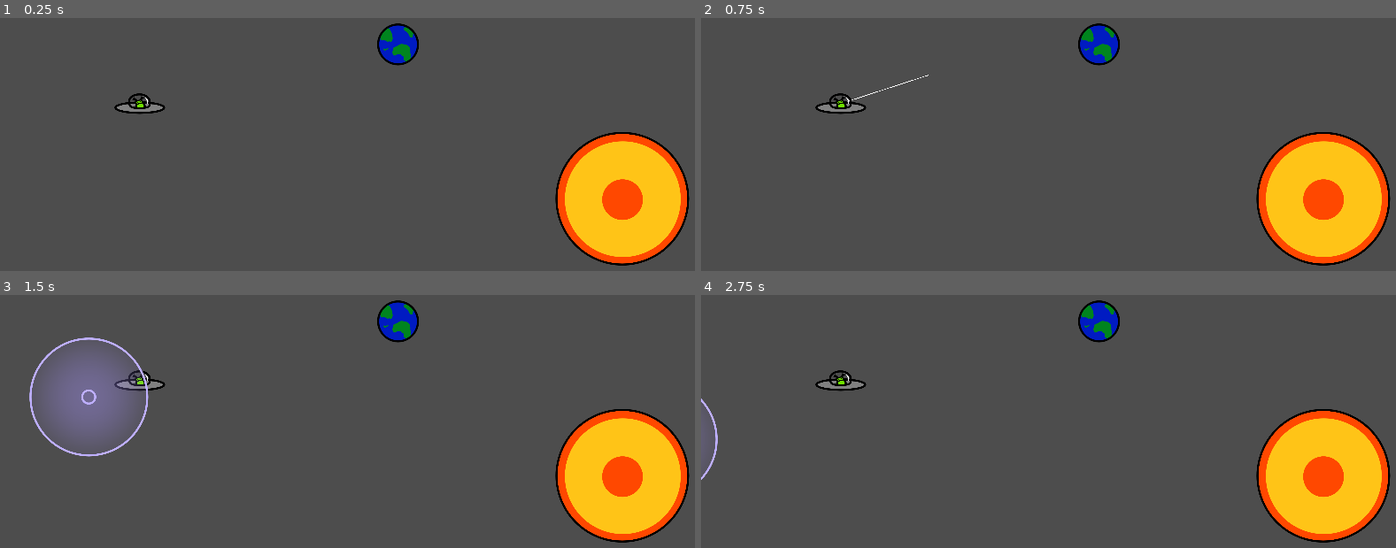
Above: before the commit, frames 1-4 (two rows, left to right).
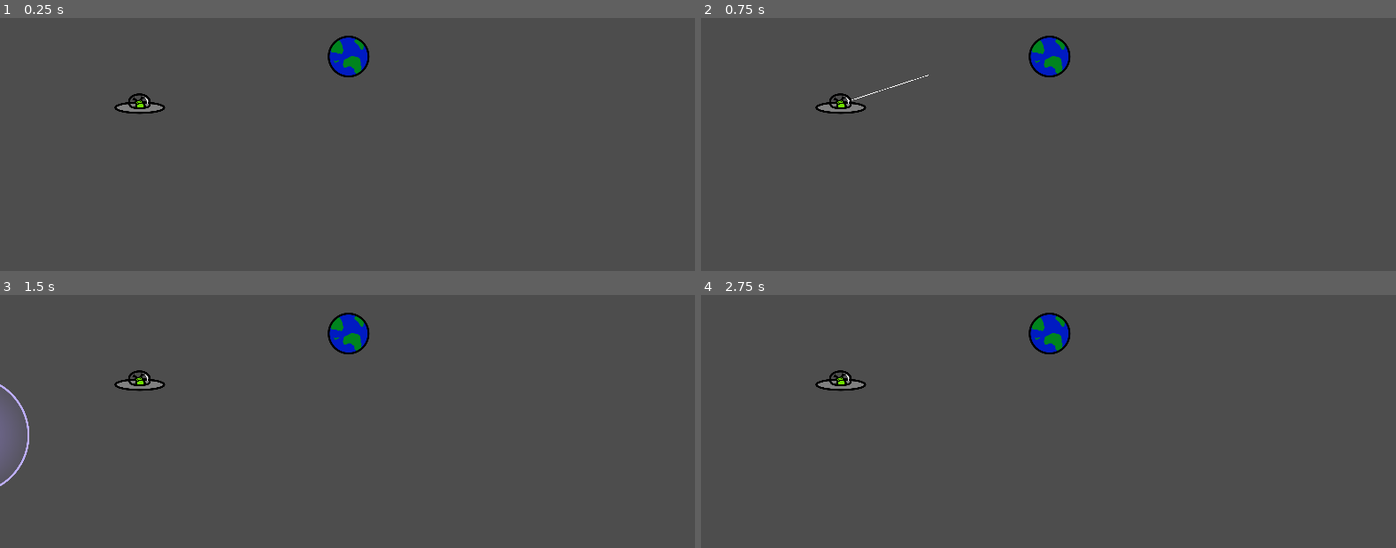
Above: after the commit, the same moments.

Repository: Afterglow375/godot_jam_03
Game: Godot game, scene res://scenes/levels/level_one.tscn
The game is run twice, just before and just after one commit, with the same random seed, the same clock (stepped at 60 frames per second) and the same inputs. This scene is started directly instead of the project's main scene.
Inputs (mouse positions are in pixels of both pictures, inside the frame that each line leads up to):
- Up to frame 1 (0.25 s): no input
- Up to frame 2 (0.75 s): tap Enter at 0.5 s; drag from (840, 104) to (outside the picture) at 0.52 s
- Up to frame 3 (1.5 s): drag from (215, 396) to (319, 456) at 1.27 s
- Up to frame 4 (2.75 s): move the mouse to (outside the picture) at 2.02 s; click (outside the picture) at 2.17 s

The runs differ from the first frame. In frame 1, 9.6% of the frame differs, in the area x 47-100%, y 2-98%; in frame 2, 9.6%; in frame 3, 16%, in the area x 0-100%, y 2-98%; in frame 4, 9.9%.

Commit message:
Added earth scene and make projectile apply force to RigidBody2D's

Diff:
--- /dev/null
+++ b/scenes/entities/earth.tscn
@@ -0,0 +1,15 @@
+[gd_scene load_steps=3 format=3 uid="uid://861gfsuj7lom"]
+
+[ext_resource type="Texture2D" uid="uid://depds2gq2ws1a" path="res://assets/earth.png" id="1_shhhv"]
+
+[sub_resource type="CircleShape2D" id="CircleShape2D_7ujfu"]
+radius = 111.0
+
+[node name="Earth" type="RigidBody2D"]
+gravity_scale = 0.0
+
+[node name="CollisionShape2D" type="CollisionShape2D" parent="."]
+shape = SubResource("CircleShape2D_7ujfu")
+
+[node name="Sprite2D" type="Sprite2D" parent="."]
+texture = ExtResource("1_shhhv")
--- a/scenes/entities/projectile.tscn
+++ b/scenes/entities/projectile.tscn
@@ -19,3 +19,6 @@
 
 [node name="Sprite2D2" type="Sprite2D" parent="."]
 texture = ExtResource("2_nj4ge")
+
+[connection signal="body_entered" from="." to="." method="_on_body_entered"]
+[connection signal="body_exited" from="." to="." method="_on_body_exited"]
--- a/scenes/entities/spaceship.tscn
+++ b/scenes/entities/spaceship.tscn
@@ -6,7 +6,7 @@
 [sub_resource type="CircleShape2D" id="CircleShape2D_c2t8e"]
 radius = 97.2523
 
-[node name="Area2D" type="Area2D"]
+[node name="Spaceship" type="Area2D"]
 script = ExtResource("1_sllql")
 
 [node name="CollisionShape2D" type="CollisionShape2D" parent="."]
--- a/scenes/levels/level_one.tscn
+++ b/scenes/levels/level_one.tscn
@@ -1,18 +1,13 @@
-[gd_scene load_steps=4 format=3 uid="uid://bv7v1282myvla"]
+[gd_scene load_steps=3 format=3 uid="uid://bv7v1282myvla"]
 
 [ext_resource type="PackedScene" uid="uid://ctfq16ucdtgys" path="res://scenes/entities/spaceship.tscn" id="1_5j86u"]
-[ext_resource type="Texture2D" uid="uid://depds2gq2ws1a" path="res://assets/earth.png" id="2_e3iij"]
-[ext_resource type="Texture2D" uid="uid://grtclsyvb8ap" path="res://assets/sun.png" id="3_xkfa7"]
+[ext_resource type="PackedScene" uid="uid://861gfsuj7lom" path="res://scenes/entities/earth.tscn" id="2_8coyu"]
 
 [node name="Main" type="Node"]
 
 [node name="Area2D" parent="." instance=ExtResource("1_5j86u")]
 position = Vector2(758, 1103)
 
-[node name="Earth" type="Sprite2D" parent="."]
-position = Vector2(2158, 782)
-texture = ExtResource("2_e3iij")
-
-[node name="Sun" type="Sprite2D" parent="."]
-position = Vector2(3374, 1619)
-texture = ExtResource("3_xkfa7")
+[node name="Earth" parent="." instance=ExtResource("2_8coyu")]
+position = Vector2(1890, 848)
+linear_damp = 1.0
--- a/scripts/entities/projectile.gd
+++ b/scripts/entities/projectile.gd
@@ -1,13 +1,58 @@
 extends Area2D
 
 var velocity: Vector2 = Vector2.ZERO
-const BASE_SPEED: float = 600.0
+const BASE_SPEED: float = 2000.0
+const PUSH_FORCE: float = 2000.0  # Base force value
+const MIN_FORCE_MULTIPLIER: float = 0.2  # Minimum force at edge (20% of max force)
+
+@export var force_radius: float = 100.0  # Radius where force starts falling off
+@export var use_impulse: bool = true  # If true, applies impulse instead of continuous force
+@export var lifetime: float = 5.0  # Time in seconds before projectile destroys itself
+
+var affected_bodies: Array[RigidBody2D] = []
+var time_alive: float = 0.0
 
 func _ready():
-	pass
+	# Enable detection of bodies entering/exiting for the body_entered/exited signals
+	monitoring = true
 
 func _process(delta):
+	# Update lifetime
+	time_alive += delta
+	if time_alive >= lifetime:
+		destroy()
+
+func _physics_process(delta):
+	# Update projectile position
 	position += velocity * delta
+
+	# Process affected bodies
+	for body in affected_bodies:
+		# Calculate direction and distance from projectile to body
+		var to_body: Vector2 = body.global_position - global_position
+		var distance: float = to_body.length()
+
+		# Scale force based on distance - closer objects get more force
+		var force_multiplier: float = max(1.0 - (distance / force_radius), MIN_FORCE_MULTIPLIER)
+		var force: Vector2 = to_body.normalized() * PUSH_FORCE * force_multiplier
+
+		# Apply force or impulse based on setting
+		if use_impulse:
+			body.apply_central_impulse(force * delta)
+		else:
+			body.apply_central_force(force)
+
+func _on_body_entered(body: Node2D) -> void:
+	if body is RigidBody2D:
+		affected_bodies.append(body)
+
+func _on_body_exited(body: Node2D) -> void:
+	if body is RigidBody2D:
+		affected_bodies.erase(body)
 
 func launch(direction: Vector2, speed_multiplier: float = 1.0) -> void:
 	velocity = -direction * (BASE_SPEED * speed_multiplier)
+
+# Call this to manually destroy the projectile
+func destroy() -> void:
+	queue_free()
Not shown: 1 places in scenes/ui/level_select.tscn that only renumber resources
